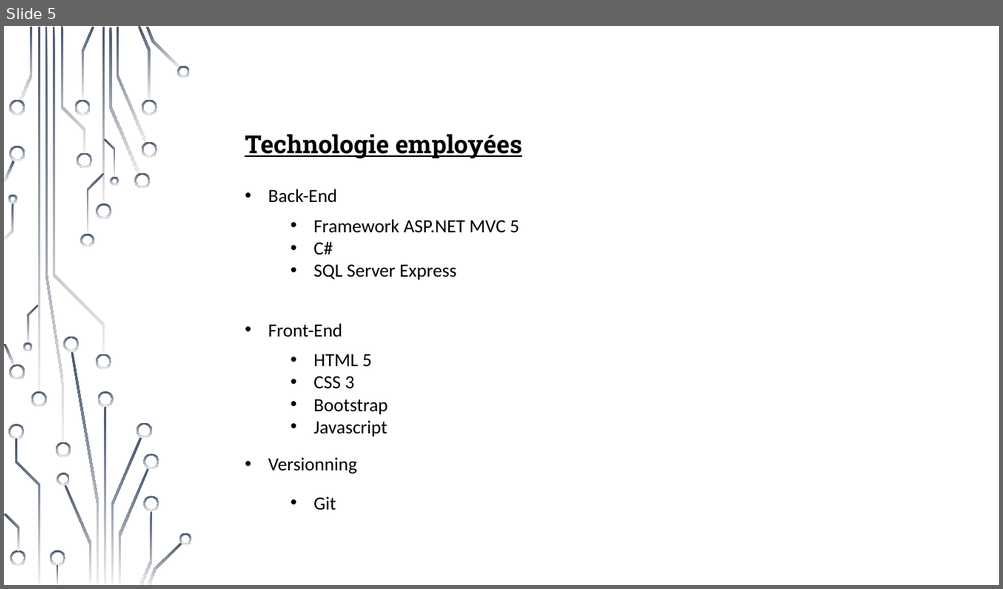
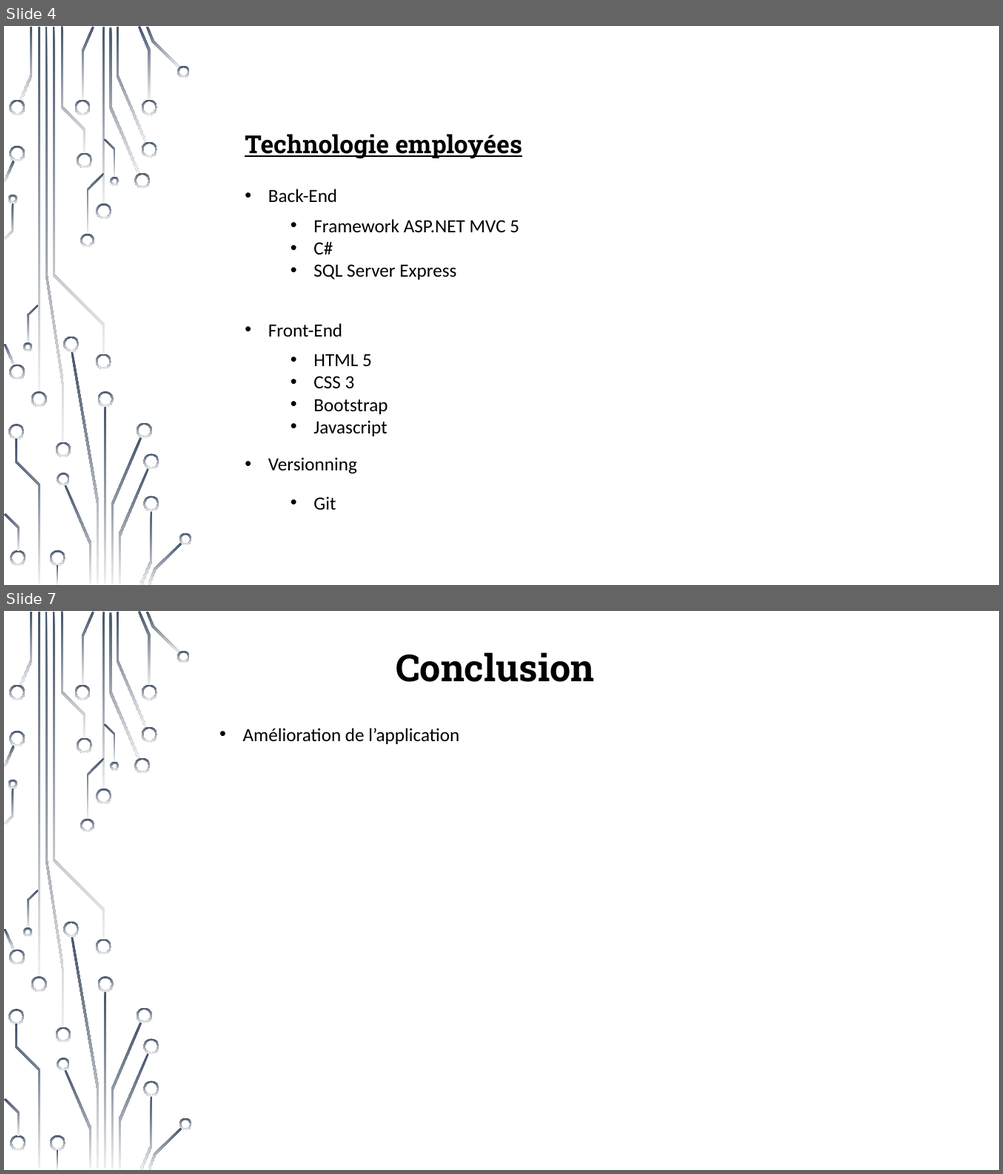
Before and after one commit to Holyz1988/PROJET1-ASP.NET, a slide deck: Présentation_demo_projet.pptx. Shown one above the other, each under a label of ours: slide 5 before the commit, slides 4 and 7 after it; the slides between them are not shown. The pictures are 1003x589 and 1003x1174 pixels, drawn with LibreOffice and Linux fonts; fonts in the diff are those of the drawing; background and template pictures are left out. Boxes give left, top, right and bottom in pixels: in the first picture for what was removed or moved away, otherwise in the second. Text is boxed around its words. In the diff, an @@ line names an element or a change of style, - is before the commit and + after.

```diff
--- a/Présentation_demo_projet.pptx
+++ b/Présentation_demo_projet.pptx
@@ slide 7 added at [4, 611, 999, 1170], background picture (left out); not listed: 54 template elements that a slide beside it also shows @@
@@ text added at [395, 652, 594, 682], 36 pt, text #000000, bold @@
+Conclusion
@@ text added at [243, 728, 459, 744], 18 pt, text #000000 @@
+• Amélioration de l’application
@@ what was slide 5 is now slide 4 @@
```
Also in this commit, not shown: 2 slides changed, 1 other slide added, 1 slide removed, 2 other files.
